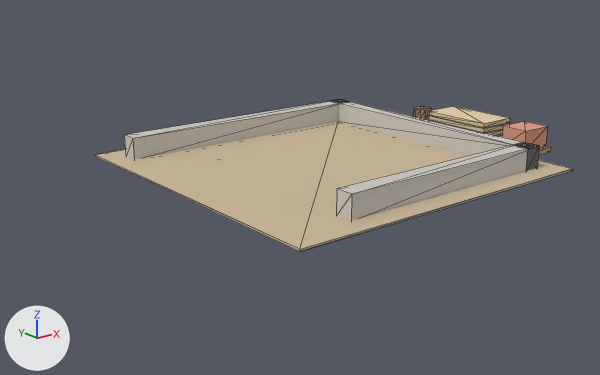
The glTF model art/models/buildings/horse_stable_site_2.glb, before and after one commit.
Both versions are drawn from a 50 mm lens placed at (-1.67, -4.38, 1.24), pointed at (1.02, -1.02, -0.11). The axes (+X, +Y, +Z) are drawn at lower left. The lights are the same throughout. The first picture is the older version. Mesh edges are drawn as thin lines. Where no turn or scale is listed for an object, it has been applied to the vertices. Vertices at exactly the same position are counted once.

Objects in the first picture: 'body'.
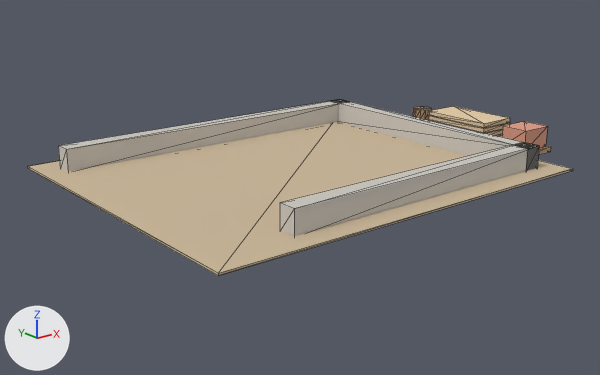
The newer file is also turned or shifted as a whole; pictures and numbers use the older file's frame.

Changed parts and their boxes [x1, y1, x2, y2] in the pictures (600 x 375 px; the box of a moved part takes in the faces that stretch with it):
'body', reshaped (14% wider, 16% taller)
    before: [94, 99, 573, 252]
    after: [27, 99, 573, 276]
part 1 of me_mesh_0, moved or reshaped
    before: [94, 106, 467, 252]
    after: [27, 106, 467, 276]
part 2 of me_mesh_0, moved or reshaped
    before: [336, 142, 539, 220]
    after: [280, 143, 539, 236]

The edits, one by one:
me_mesh_0 is used by ob_body; location (0.0, -0.293, 0.0).
Before the commit, vertices of me_mesh_0: 8 (0.39, -0.04, 0.13) at pixel (132, 138), 11 (0.39, 0.06, 0.13) at pixel (124, 134), 12 (0.39, -0.04, 0.0), 15 (0.39, 0.06, 0.0), 116 (0.26, -1.67, 0.01) at pixel (299, 249).
Before the commit, vertices of me_mesh_0: 119 (0.26, 0.19, 0.01) at pixel (94, 154), 120 (0.26, -1.67, 0.0) at pixel (299, 251), 123 (0.26, 0.19, 0.0) at pixel (94, 156).
Before the commit, vertices of me_mesh_0: 24 (0.66, -1.54, 0.13) at pixel (351, 194), 26 (0.66, -1.44, 0.13) at pixel (336, 188), 27 (0.66, -1.54, 0.0), 29 (0.66, -1.44, 0.0).
me_mesh_0 had 124 vertices, 204 faces and spanned x 0.26..2.36, y -1.67..0.19, z 0.0..0.15.
me_mesh_0 now has 124 vertices, 204 faces and spans x -0.12..2.36, y -1.67..0.19, z 0.0..0.15.
Part 1, on me_mesh_0:
Vertices 8, 11, 12, 15, 116, 119, 120, 123 of me_mesh_0 move by (-0.39, 0.0, 0.0).
Part 2, on me_mesh_0:
Vertices 24, 26, 27, 29 of me_mesh_0 move by (-0.32, 0.0, 0.0).
